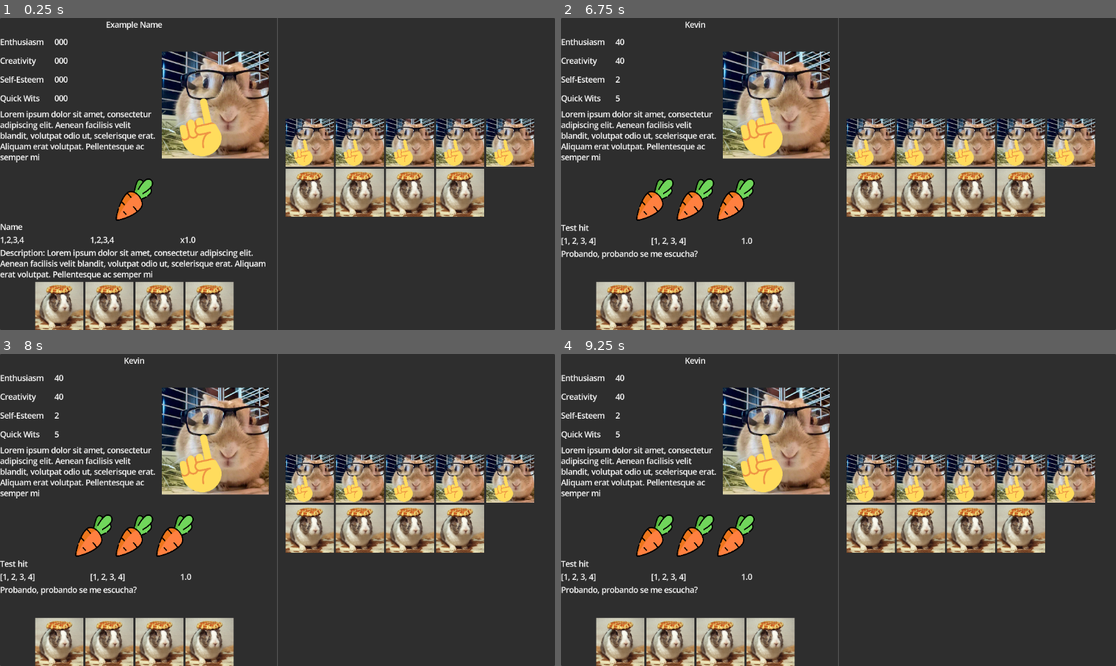
Above: before the commit, frames 1-4 (two rows, left to right).
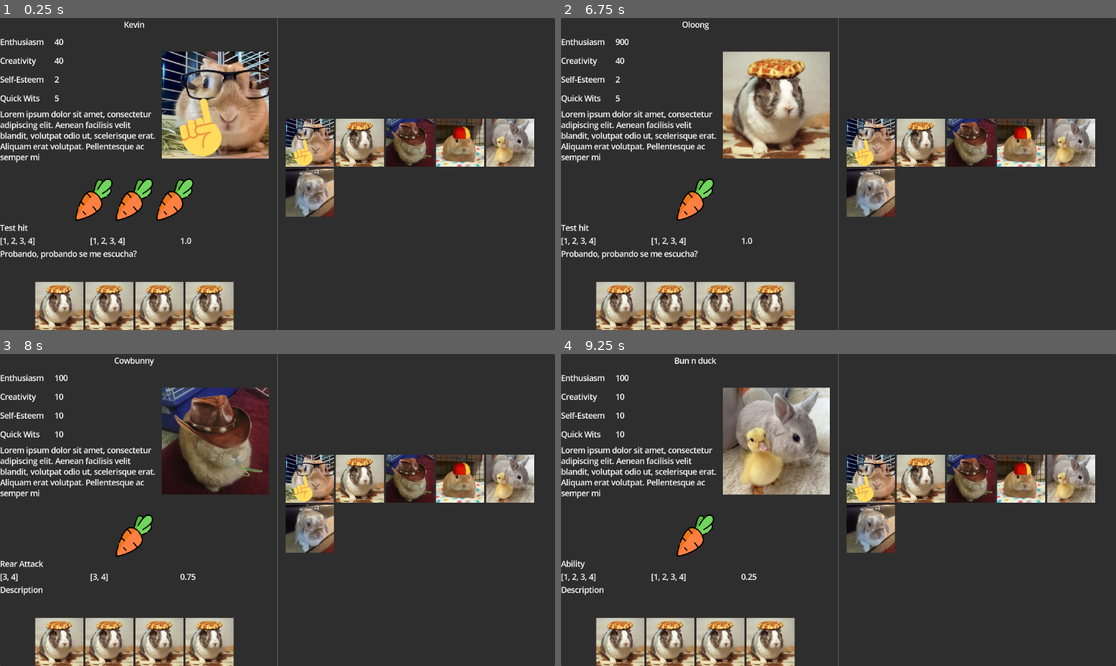
Above: after the commit, the same moments.

Repository: Yusa21/rabbitrumble
Game: Godot game, scene res://scenes/menus/characterSelection/character_selection.tscn
The game is run twice, just before and just after one commit, with the same random seed, the same clock (stepped at 60 frames per second) and the same inputs. This scene is started directly instead of the project's main scene.
Inputs (mouse positions are in pixels of both pictures, inside the frame that each line leads up to; where the layout moved, square brackets give the same spot in the first picture):
- Up to frame 1 (0.25 s): no input
- Up to frame 2 (6.75 s): click (655, 198) [694, 198] at 0.5 s; click (622, 305) at 1.27 s; click (672, 305) at 2.02 s; click (721, 305) at 2.77 s; click (771, 305) at 3.52 s; click (871, 142) at 4.27 s; click (694, 198) at 5.02 s; click (738, 198) at 5.77 s; click (921, 142) at 6.52 s
- Up to frame 3 (8 s): click (410, 478) at 7.27 s
- Up to frame 4 (9.25 s): click (1021, 478) at 8.02 s; click (1071, 478) at 8.77 s

The runs differ from the first frame. In frame 1, 13% of the frame differs, in the area x 0-97%, y 1-84%; in frame 2, 17%; in frame 3, 18%, in the area x 0-97%, y 1-78%; in frame 4, 18%.
Error before the commit: Attempt to call function 'initialize' in base 'null instance' on a null instance. (res://scenes/menus/characterSelection/character_selection.gd:24)

Commit message:
Mas personajes
He solucionado un bug y he añadido mas personajes.

Diff:
--- /dev/null
+++ b/resources/abilities/commonAttacks/rear_to_rear_attack.tres
@@ -0,0 +1,27 @@
+[gd_resource type="Resource" script_class="AbilityData" load_steps=5 format=3 uid="uid://c7m6mxt4hv7le"]
+
+[ext_resource type="Script" uid="uid://bk0bpg5jg858l" path="res://scripts/resource_models/effects/ability_effect.gd" id="1_4f5kd"]
+[ext_resource type="Script" uid="uid://be435sed4me66" path="res://scripts/resource_models/effects/damage_effect.gd" id="2_s1ig4"]
+[ext_resource type="Script" uid="uid://didlt5asxoyvv" path="res://scripts/resource_models/abilities/ability_data.gd" id="3_yrb0v"]
+
+[sub_resource type="Resource" id="Resource_ooqyc"]
+script = ExtResource("2_s1ig4")
+metadata/_custom_type_script = "uid://be435sed4me66"
+
+[resource]
+script = ExtResource("3_yrb0v")
+name = "Rear Attack"
+description = "Description"
+target_type = "single_opp"
+multiplier = 0.75
+effects = Array[ExtResource("1_4f5kd")]([SubResource("Resource_ooqyc")])
+launch_position = Array[int]([3, 4])
+target_position = Array[int]([3, 4])
+cooldown = 0
+animation_name = "attack"
+is_phase_triggered = false
+trigger_phase = ""
+trigger_on_self_turn = false
+trigger_on_ally_turn = false
+trigger_on_enemy_turn = false
+metadata/_custom_type_script = "uid://didlt5asxoyvv"
--- /dev/null
+++ b/resources/abilities/commonAttacks/vanguard_area_attack.tres
@@ -0,0 +1,27 @@
+[gd_resource type="Resource" script_class="AbilityData" load_steps=5 format=3 uid="uid://dbaky4karck2m"]
+
+[ext_resource type="Script" uid="uid://bk0bpg5jg858l" path="res://scripts/resource_models/effects/ability_effect.gd" id="1_xgff4"]
+[ext_resource type="Script" uid="uid://be435sed4me66" path="res://scripts/resource_models/effects/damage_effect.gd" id="2_43j7q"]
+[ext_resource type="Script" uid="uid://didlt5asxoyvv" path="res://scripts/resource_models/abilities/ability_data.gd" id="2_lyf4o"]
+
+[sub_resource type="Resource" id="Resource_6owjh"]
+script = ExtResource("2_43j7q")
+metadata/_custom_type_script = "uid://be435sed4me66"
+
+[resource]
+script = ExtResource("2_lyf4o")
+name = "Area attack front"
+description = "Description"
+target_type = "multiple_opps"
+multiplier = 0.6
+effects = Array[ExtResource("1_xgff4")]([SubResource("Resource_6owjh")])
+launch_position = Array[int]([1, 2])
+target_position = Array[int]([1, 2])
+cooldown = 0
+animation_name = "attack"
+is_phase_triggered = false
+trigger_phase = ""
+trigger_on_self_turn = false
+trigger_on_ally_turn = false
+trigger_on_enemy_turn = false
+metadata/_custom_type_script = "uid://didlt5asxoyvv"
--- /dev/null
+++ b/resources/abilities/commonAttacks/vanguard_to_vanguard_attack.tres
@@ -0,0 +1,27 @@
+[gd_resource type="Resource" script_class="AbilityData" load_steps=5 format=3 uid="uid://c1nvhtyrip77u"]
+
+[ext_resource type="Script" uid="uid://bk0bpg5jg858l" path="res://scripts/resource_models/effects/ability_effect.gd" id="1_mq7m4"]
+[ext_resource type="Script" uid="uid://be435sed4me66" path="res://scripts/resource_models/effects/damage_effect.gd" id="2_bmh63"]
+[ext_resource type="Script" uid="uid://didlt5asxoyvv" path="res://scripts/resource_models/abilities/ability_data.gd" id="3_881gy"]
+
+[sub_resource type="Resource" id="Resource_x3psx"]
+script = ExtResource("2_bmh63")
+metadata/_custom_type_script = "uid://be435sed4me66"
+
+[resource]
+script = ExtResource("3_881gy")
+name = "Front Atack"
+description = "Description"
+target_type = "single_opp"
+multiplier = 1.0
+effects = Array[ExtResource("1_mq7m4")]([SubResource("Resource_x3psx")])
+launch_position = Array[int]([1, 2])
+target_position = Array[int]([1, 2])
+cooldown = 0
+animation_name = "attack"
+is_phase_triggered = false
+trigger_phase = ""
+trigger_on_self_turn = false
+trigger_on_ally_turn = false
+trigger_on_enemy_turn = false
+metadata/_custom_type_script = "uid://didlt5asxoyvv"
--- /dev/null
+++ b/resources/abilities/commonHealing/healing_area.tres
@@ -0,0 +1,27 @@
+[gd_resource type="Resource" script_class="AbilityData" load_steps=5 format=3 uid="uid://cqs2kwsvc7n4c"]
+
+[ext_resource type="Script" uid="uid://bk0bpg5jg858l" path="res://scripts/resource_models/effects/ability_effect.gd" id="1_f5oji"]
+[ext_resource type="Script" uid="uid://dv4sonawua3t6" path="res://scripts/resource_models/effects/healing_effect.gd" id="2_17o4b"]
+[ext_resource type="Script" uid="uid://didlt5asxoyvv" path="res://scripts/resource_models/abilities/ability_data.gd" id="2_fdrrf"]
+
+[sub_resource type="Resource" id="Resource_sy8bt"]
+script = ExtResource("2_17o4b")
+metadata/_custom_type_script = "uid://dv4sonawua3t6"
+
+[resource]
+script = ExtResource("2_fdrrf")
+name = "Ability"
+description = "Description"
+target_type = "multiple_allies"
+multiplier = 0.25
+effects = Array[ExtResource("1_f5oji")]([SubResource("Resource_sy8bt")])
+launch_position = Array[int]([1, 2, 3, 4])
+target_position = Array[int]([1, 2, 3, 4])
+cooldown = 0
+animation_name = "attack"
+is_phase_triggered = false
+trigger_phase = ""
+trigger_on_self_turn = false
+trigger_on_ally_turn = false
+trigger_on_enemy_turn = false
+metadata/_custom_type_script = "uid://didlt5asxoyvv"
--- /dev/null
+++ b/resources/abilities/commonHealing/healing_from_anywhere.tres
@@ -0,0 +1,27 @@
+[gd_resource type="Resource" script_class="AbilityData" load_steps=5 format=3 uid="uid://cmcmiecfbopmp"]
+
+[ext_resource type="Script" uid="uid://bk0bpg5jg858l" path="res://scripts/resource_models/effects/ability_effect.gd" id="1_gg8pu"]
+[ext_resource type="Script" uid="uid://dv4sonawua3t6" path="res://scripts/resource_models/effects/healing_effect.gd" id="2_igp54"]
+[ext_resource type="Script" uid="uid://didlt5asxoyvv" path="res://scripts/resource_models/abilities/ability_data.gd" id="2_smfwg"]
+
+[sub_resource type="Resource" id="Resource_avjr5"]
+script = ExtResource("2_igp54")
+metadata/_custom_type_script = "uid://dv4sonawua3t6"
+
+[resource]
+script = ExtResource("2_smfwg")
+name = "Ability"
+description = "Description"
+target_type = "single_ally"
+multiplier = 1.0
+effects = Array[ExtResource("1_gg8pu")]([SubResource("Resource_avjr5")])
+launch_position = Array[int]([1, 2, 3, 4])
+target_position = Array[int]([1, 2, 3, 4])
+cooldown = 0
+animation_name = "attack"
+is_phase_triggered = false
+trigger_phase = ""
+trigger_on_self_turn = false
+trigger_on_ally_turn = false
+trigger_on_enemy_turn = false
+metadata/_custom_type_script = "uid://didlt5asxoyvv"
--- /dev/null
+++ b/resources/abilities/passives/auto_healing.tres
@@ -0,0 +1,27 @@
+[gd_resource type="Resource" script_class="AbilityData" load_steps=5 format=3 uid="uid://0dda8sywnit6"]
+
+[ext_resource type="Script" uid="uid://bk0bpg5jg858l" path="res://scripts/resource_models/effects/ability_effect.gd" id="1_fqh72"]
+[ext_resource type="Script" uid="uid://didlt5asxoyvv" path="res://scripts/resource_models/abilities/ability_data.gd" id="2_04e4v"]
+[ext_resource type="Script" uid="uid://dv4sonawua3t6" path="res://scripts/resource_models/effects/healing_effect.gd" id="2_76nvy"]
+
+[sub_resource type="Resource" id="Resource_isaox"]
+script = ExtResource("2_76nvy")
+metadata/_custom_type_script = "uid://dv4sonawua3t6"
+
+[resource]
+script = ExtResource("2_04e4v")
+name = "Ability"
+description = "Description"
+target_type = "self"
+multiplier = 0.25
+effects = Array[ExtResource("1_fqh72")]([SubResource("Resource_isaox")])
+launch_position = Array[int]([1, 2, 3, 4])
+target_position = Array[int]([1, 2, 3, 4])
+cooldown = 0
+animation_name = "attack"
+is_phase_triggered = true
+trigger_phase = "pre_turn"
+trigger_on_self_turn = true
+trigger_on_ally_turn = false
+trigger_on_enemy_turn = false
+metadata/_custom_type_script = "uid://didlt5asxoyvv"
--- /dev/null
+++ b/resources/abilities/passives/self_damage.tres
@@ -0,0 +1,27 @@
+[gd_resource type="Resource" script_class="AbilityData" load_steps=5 format=3 uid="uid://r8y858kuruku"]
+
+[ext_resource type="Script" uid="uid://bk0bpg5jg858l" path="res://scripts/resource_models/effects/ability_effect.gd" id="1_rae48"]
+[ext_resource type="Script" uid="uid://didlt5asxoyvv" path="res://scripts/resource_models/abilities/ability_data.gd" id="2_6hpka"]
+[ext_resource type="Script" uid="uid://be435sed4me66" path="res://scripts/resource_models/effects/damage_effect.gd" id="2_6wgay"]
+
+[sub_resource type="Resource" id="Resource_68rb3"]
+script = ExtResource("2_6wgay")
+metadata/_custom_type_script = "uid://be435sed4me66"
+
+[resource]
+script = ExtResource("2_6hpka")
+name = "Ability"
+description = "Description"
+target_type = "self"
+multiplier = 0.15
+effects = Array[ExtResource("1_rae48")]([SubResource("Resource_68rb3")])
+launch_position = Array[int]([1, 2, 3, 4])
+target_position = Array[int]([1, 2, 3, 4])
+cooldown = 0
+animation_name = "attack"
+is_phase_triggered = true
+trigger_phase = "pre_turn"
+trigger_on_self_turn = true
+trigger_on_ally_turn = false
+trigger_on_enemy_turn = false
+metadata/_custom_type_script = "uid://didlt5asxoyvv"
--- a/resources/abilities/rear_to_rear_attack.tres
+++ /dev/null
@@ -1,22 +0,0 @@
-[gd_resource type="Resource" script_class="AbilityData" load_steps=3 format=3 uid="uid://c7m6mxt4hv7le"]
-
-[ext_resource type="Script" uid="uid://bk0bpg5jg858l" path="res://scripts/resource_models/effects/ability_effect.gd" id="1_pvjmk"]
-[ext_resource type="Script" uid="uid://didlt5asxoyvv" path="res://scripts/resource_models/abilities/ability_data.gd" id="2_oyggr"]
-
-[resource]
-script = ExtResource("2_oyggr")
-name = "Ability"
-description = "Description"
-target_type = "single_opp"
-multiplier = 1.0
-effects = Array[ExtResource("1_pvjmk")]([])
-launch_position = Array[int]([1, 2, 3, 4])
-target_position = Array[int]([1, 2, 3, 4])
-cooldown = 0
-animation_name = "attack"
-is_phase_triggered = false
-trigger_phase = ""
-trigger_on_self_turn = false
-trigger_on_ally_turn = false
-trigger_on_enemy_turn = false
-metadata/_custom_type_script = "uid://didlt5asxoyvv"
--- a/resources/abilities/vanguard_to_vanguard_attack.tres
+++ /dev/null
@@ -1,22 +0,0 @@
-[gd_resource type="Resource" script_class="AbilityData" load_steps=3 format=3 uid="uid://c1nvhtyrip77u"]
-
-[ext_resource type="Script" uid="uid://bk0bpg5jg858l" path="res://scripts/resource_models/effects/ability_effect.gd" id="1_kadx0"]
-[ext_resource type="Script" uid="uid://didlt5asxoyvv" path="res://scripts/resource_models/abilities/ability_data.gd" id="2_ijqsv"]
-
-[resource]
-script = ExtResource("2_ijqsv")
-name = "Ability"
-description = "Description"
-target_type = "single_opp"
-multiplier = 1.0
-effects = Array[ExtResource("1_kadx0")]([])
-launch_position = Array[int]([1, 2, 3, 4])
-target_position = Array[int]([1, 2, 3, 4])
-cooldown = 0
-animation_name = "attack"
-is_phase_triggered = false
-trigger_phase = ""
-trigger_on_self_turn = false
-trigger_on_ally_turn = false
-trigger_on_enemy_turn = false
-metadata/_custom_type_script = "uid://didlt5asxoyvv"
--- /dev/null
+++ b/resources/characters/p_c_003.tres
@@ -0,0 +1,20 @@
+[gd_resource type="Resource" script_class="CharacterData" load_steps=5 format=3 uid="uid://k01jiaclgei"]
+
+[ext_resource type="Script" uid="uid://didlt5asxoyvv" path="res://scripts/resource_models/abilities/ability_data.gd" id="1_r548g"]
+[ext_resource type="Script" uid="uid://c3msr806gkbc3" path="res://scripts/resource_models/characters/character_data.gd" id="2_2who5"]
+[ext_resource type="Resource" uid="uid://c7m6mxt4hv7le" path="res://resources/abilities/commonAttacks/rear_to_rear_attack.tres" id="2_40650"]
+[ext_resource type="Texture2D" uid="uid://1lu15iyjm0ai" path="res://assets/sprites/characters/p_c_003.png" id="3_qrgnm"]
+
+[resource]
+script = ExtResource("2_2who5")
+character_id = "p_c_003"
+character_name = "Cowbunny"
+character_description = "Lorem ipsum dolor sit amet, consectetur adipiscing elit. Aenean facilisis velit blandit"
+max_hp = 100
+attack = 10
+defense = 10
+speed = 10
+character_icon = ExtResource("3_qrgnm")
+idle_sprite = ExtResource("3_qrgnm")
+abilities = Array[ExtResource("1_r548g")]([ExtResource("2_40650")])
+metadata/_custom_type_script = "uid://c3msr806gkbc3"
--- /dev/null
+++ b/resources/characters/p_c_004.tres
@@ -0,0 +1,20 @@
+[gd_resource type="Resource" script_class="CharacterData" load_steps=5 format=3 uid="uid://ch4m7fa1h3hrk"]
+
+[ext_resource type="Script" uid="uid://didlt5asxoyvv" path="res://scripts/resource_models/abilities/ability_data.gd" id="1_8dvlv"]
+[ext_resource type="Script" uid="uid://c3msr806gkbc3" path="res://scripts/resource_models/characters/character_data.gd" id="2_7msdl"]
+[ext_resource type="Resource" uid="uid://cmcmiecfbopmp" path="res://resources/abilities/commonHealing/healing_from_anywhere.tres" id="2_84hrj"]
+[ext_resource type="Texture2D" uid="uid://c8ekl2d2fiv46" path="res://assets/sprites/characters/p_c_004.png" id="3_44ebd"]
+
+[resource]
+script = ExtResource("2_7msdl")
+character_id = "p_c_004"
+character_name = "Silly Bunny"
+character_description = "Lorem ipsum dolor sit amet, consectetur adipiscing elit. Aenean facilisis velit blandit"
+max_hp = 100
+attack = 10
+defense = 10
+speed = 10
+character_icon = ExtResource("3_44ebd")
+idle_sprite = ExtResource("3_44ebd")
+abilities = Array[ExtResource("1_8dvlv")]([ExtResource("2_84hrj")])
+metadata/_custom_type_script = "uid://c3msr806gkbc3"
--- /dev/null
+++ b/resources/characters/p_c_005.tres
@@ -0,0 +1,20 @@
+[gd_resource type="Resource" script_class="CharacterData" load_steps=5 format=3 uid="uid://bh4whemydd74"]
+
+[ext_resource type="Script" uid="uid://didlt5asxoyvv" path="res://scripts/resource_models/abilities/ability_data.gd" id="1_x66c2"]
+[ext_resource type="Script" uid="uid://c3msr806gkbc3" path="res://scripts/resource_models/characters/character_data.gd" id="2_p8umh"]
+[ext_resource type="Resource" uid="uid://cqs2kwsvc7n4c" path="res://resources/abilities/commonHealing/healing_area.tres" id="2_phl60"]
+[ext_resource type="Texture2D" uid="uid://spjba6tjbymk" path="res://assets/sprites/characters/p_c_007.png" id="3_13h83"]
+
+[resource]
+script = ExtResource("2_p8umh")
+character_id = "p_c_005"
+character_name = "Bun n duck"
+character_description = "Lorem ipsum dolor sit amet, consectetur adipiscing elit. Aenean facilisis velit blandit"
+max_hp = 100
+attack = 10
+defense = 10
+speed = 10
+character_icon = ExtResource("3_13h83")
+idle_sprite = ExtResource("3_13h83")
+abilities = Array[ExtResource("1_x66c2")]([ExtResource("2_phl60")])
+metadata/_custom_type_script = "uid://c3msr806gkbc3"
--- /dev/null
+++ b/resources/characters/p_c_006.tres
@@ -0,0 +1,20 @@
+[gd_resource type="Resource" script_class="CharacterData" load_steps=5 format=3 uid="uid://bsvb81cgdf06e"]
+
+[ext_resource type="Script" uid="uid://didlt5asxoyvv" path="res://scripts/resource_models/abilities/ability_data.gd" id="1_ytojr"]
+[ext_resource type="Resource" uid="uid://c1nvhtyrip77u" path="res://resources/abilities/commonAttacks/vanguard_to_vanguard_attack.tres" id="2_8yewh"]
+[ext_resource type="Script" uid="uid://c3msr806gkbc3" path="res://scripts/resource_models/characters/character_data.gd" id="2_bqa67"]
+[ext_resource type="Texture2D" uid="uid://t1bsg33gujmy" path="res://assets/sprites/characters/p_c_006.png" id="3_lad8n"]
+
+[resource]
+script = ExtResource("2_bqa67")
+character_id = "p_c_006"
+character_name = "Armor Bunny"
+character_description = "Lorem ipsum dolor sit amet, consectetur adipiscing elit. Aenean facilisis velit blandit"
+max_hp = 100
+attack = 10
+defense = 10
+speed = 10
+character_icon = ExtResource("3_lad8n")
+idle_sprite = ExtResource("3_lad8n")
+abilities = Array[ExtResource("1_ytojr")]([ExtResource("2_8yewh")])
+metadata/_custom_type_script = "uid://c3msr806gkbc3"
--- a/scenes/menus/characterSelection/character_selection.tscn
+++ b/scenes/menus/characterSelection/character_selection.tscn
@@ -67,9 +67,11 @@
 size_flags_stretch_ratio = 0.75
 
 [node name="PlayerTeamPreview" type="HBoxContainer" parent="UIMargin/UIContainer/RightSide"]
+unique_name_in_owner = true
 layout_mode = 2
 size_flags_vertical = 6
 size_flags_stretch_ratio = 2.0
+alignment = 2
 script = ExtResource("5_n0mw4")
 
 [node name="CharacterButton" type="TextureButton" parent="UIMargin/UIContainer/RightSide/PlayerTeamPreview"]
--- a/scenes/menus/characterSelection/playerTeamPreviewComponent/player_team_preview.gd
+++ b/scenes/menus/characterSelection/playerTeamPreviewComponent/player_team_preview.gd
@@ -20,10 +20,6 @@
 # Handle character right-click
 func _on_character_right_clicked(char_data):
     # Ensure we have a valid character_id
-    if not char_data.character_id != null:
-        push_error("Character data is missing character_id!")
-        return
-
     var char_id = char_data.character_id
 
     # Check if this character is already selected
@@ -35,16 +31,7 @@
 
     # If character is already selected, remove it
     if existing_index != -1:
-        # Remove from our tracking array
-        selected_characters.remove_at(existing_index)
-
-        # Find and remove the corresponding button
-        for child in get_children():
-            if child != character_button and child.has_meta("character_data"):
-                var btn_char_data = child.get_meta("character_data")
-                if btn_char_data.character_id == char_id:
-                    child.queue_free()
-                    break
+        _remove_character(char_data)
         return
 
     # If not already selected and we're at max capacity, ignore
@@ -75,11 +62,7 @@
     # Store character data in the button
     new_button.set_meta("character_data", char_data)
 
-    # Connect right-click to remove
-    # You'll need to implement how to detect right-clicks on the button
-    # This depends on how your TextureButton is set up to handle input events
-
-    # One approach: Connect to gui_input to detect right clicks
+    # Connect gui_input to detect right clicks
     new_button.gui_input.connect(func(event):
         if event is InputEventMouseButton and event.button_index == MOUSE_BUTTON_RIGHT and event.pressed:
             _remove_character(char_data)
@@ -101,8 +84,13 @@
             selected_characters.remove_at(i)
             break
 
-    # Emit signal that character was removed (if you need this functionality)
-    event_bus.emit_signal("character_deselected", char_data)
+    # Find and remove the button from the UI
+    for child in get_children():
+        if child != character_button and child.has_meta("character_data"):
+            var btn_char_data = child.get_meta("character_data")
+            if btn_char_data.character_id == char_id:
+                child.queue_free()  # Remove the button from the scene
+                break
 
 # Emit character clicked signal
 func _emit_character_clicked(char_data):
--- a/scripts/singletons/game_manager.gd
+++ b/scripts/singletons/game_manager.gd
@@ -1,6 +1,6 @@
 extends Node
 #---------------------USER DATA-------------------------------------------------------
-var unlocked_char_list = ["testDummy","testDummy","testDummy","testDummy","testDummy","testDummy2","testDummy2","testDummy2","testDummy2"]
+var unlocked_char_list = ["testDummy","testDummy2","p_c_003","p_c_004","p_c_005","p_c_006"]
 
 
 #----------------------STAGE INFORMATION---------------------------------------------
